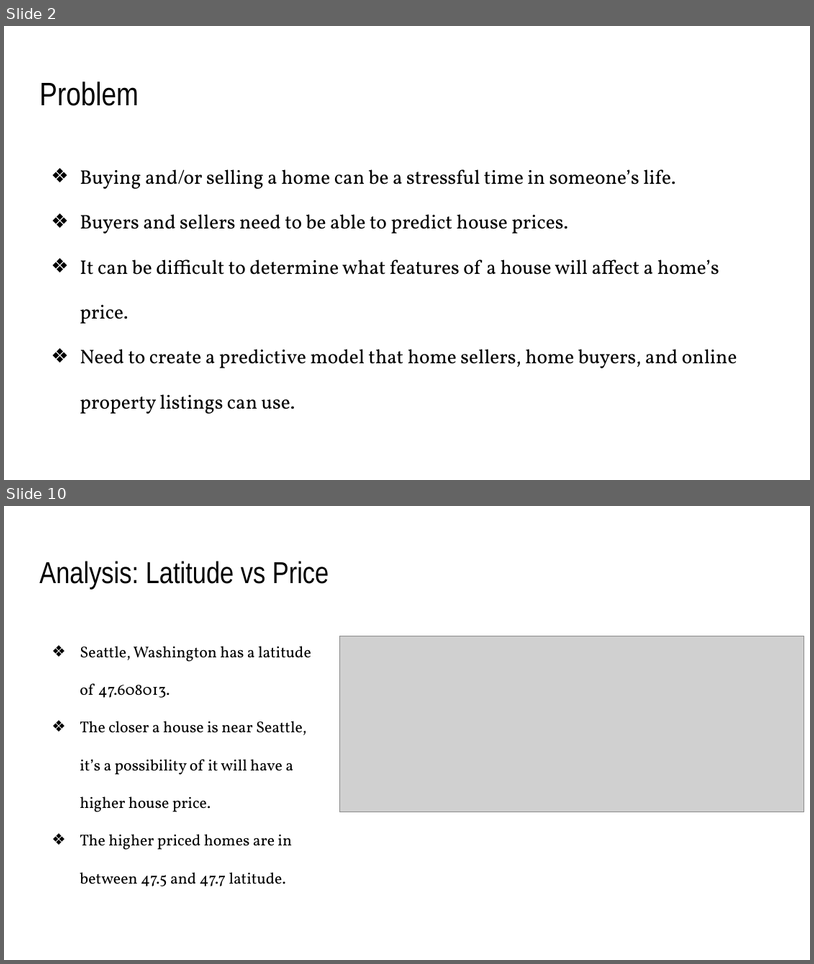
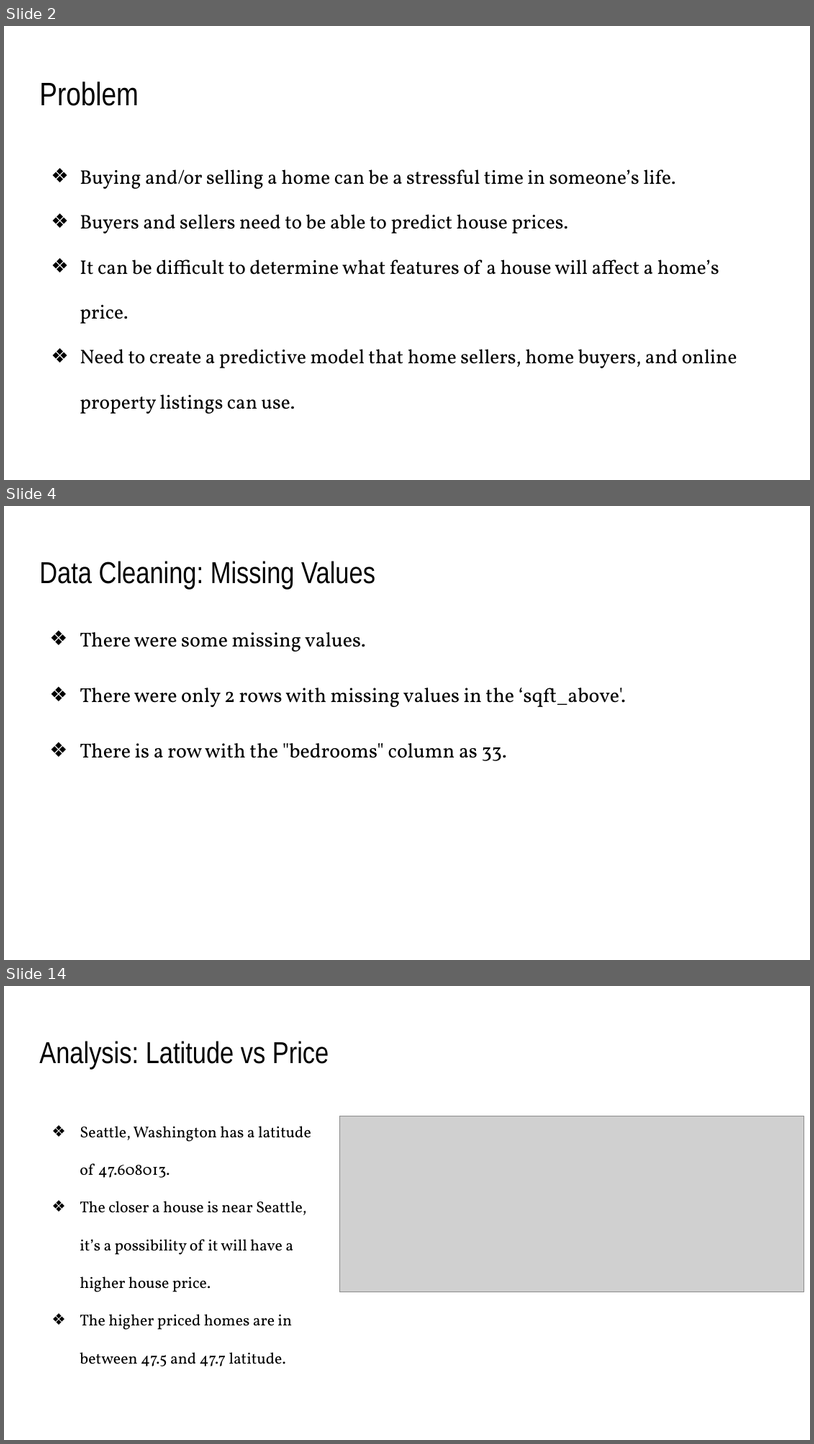
Before and after one commit to KierraDangerfield/Predicting-King-County-House-Prices, a slide deck: Reports/Predicting King County House Prices.pptx. Shown one above the other, each under a label of ours: slides 2 and 10 before the commit, slides 2, 4 and 14 after it; the slides between them are not shown. The pictures are 814x964 and 814x1444 pixels, drawn with LibreOffice and Linux fonts; fonts in the diff are those of the drawing; grey boxes stand for pictures. Boxes give left, top, right and bottom in pixels: in the first picture for what was removed or moved away, otherwise in the second. Text is boxed around its words. In the diff, an @@ line names an element or a change of style, - is before the commit and + after.

```diff
--- a/Reports/Predicting King County House Prices.pptx
+++ b/Reports/Predicting King County House Prices.pptx
@@ slide 4 added at (x1=4, y1=506, x2=810, y2=960), background #FFFFFF @@
@@ title added at (x1=39, y1=561, x2=376, y2=590), 27 pt, text #000000 @@
+Data Cleaning: Missing Values
@@ text added at (x1=80, y1=632, x2=626, y2=761), 18 pt, text #000000 @@
+❖ There were some missing values.
+❖ There were only 2 rows with missing values in the ‘sqft_above'.
+❖ There is a row with the "bedrooms" column as 33.
@@ what was slide 10 is now slide 14 @@
```
Also in this commit, not shown: 9 slides changed, 5 other slides added, 4 other files.
